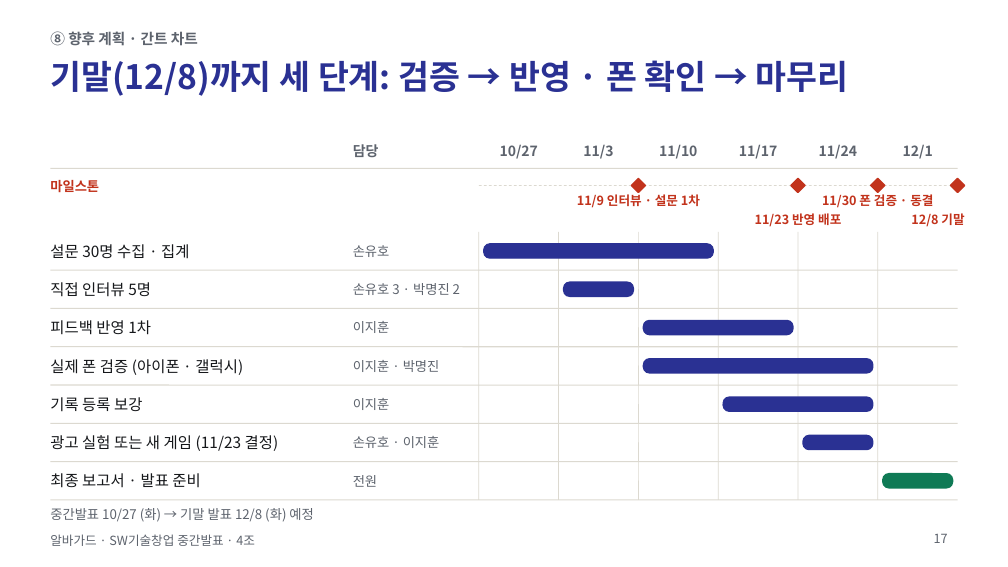
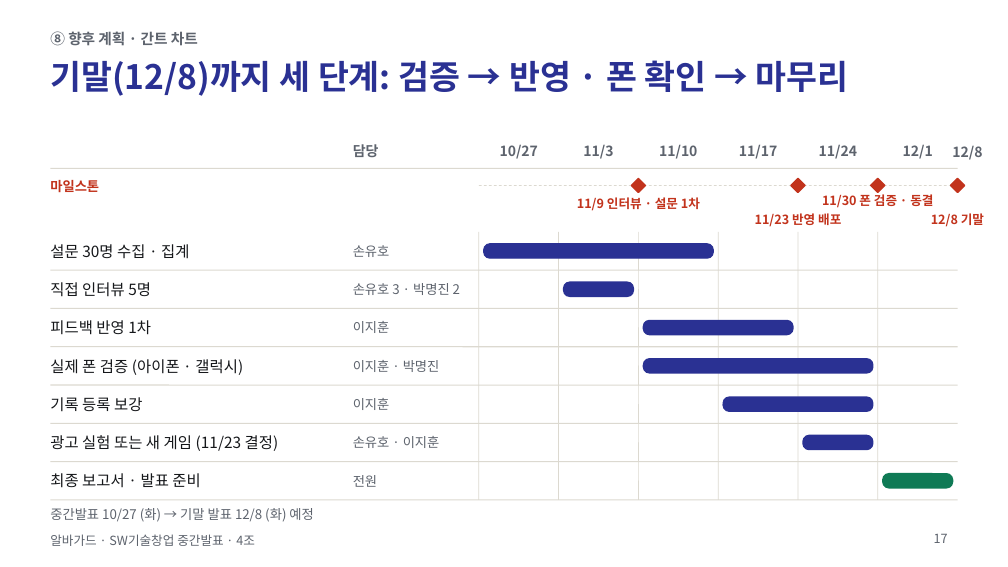
Before and after one commit to jihooni217/albaguard, a slide deck: slide 17 of docs/06_중간발표_PPT_간결판.pptx. Drawn at 1008x567 pixels with LibreOffice and Linux fonts; fonts in the diff are those of the drawing. Boxes give left, top, right and bottom in pixels: in the first picture for what was removed or moved away, otherwise in the second. Text is boxed around its words. In the diff, an @@ line names an element or a change of style, - is before the commit and + after.

```diff
--- a/docs/06_중간발표_PPT_간결판.pptx
+++ b/docs/06_중간발표_PPT_간결판.pptx
@@ text added at (952,146,982,160), 10 pt, text #5D636D, bold @@
+12/8
@@ text "11/9 인터뷰 · 설문 1차": place and size @@
-text "11/9 인터뷰 · 설문 1차" at (577,191,700,208)
+text "11/9 인터뷰 · 설문 1차" at (577,197,700,211)
@@ text "12/8 기말": place and size @@
-text "12/8 기말" at (911,213,964,227)
+text "12/8 기말" at (931,213,984,227)
```
Also in this commit, not shown: 4 other slides changed, 3 other files.
